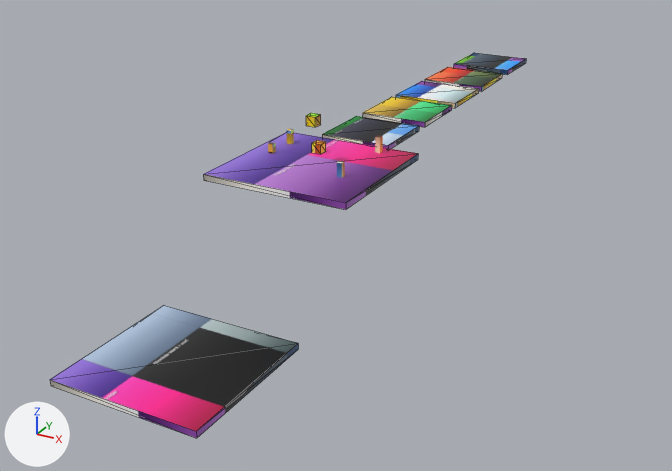
The glTF model public/models/third_person_blender_integrated/scene.glb, before and after one commit.
Rendered twice from a 50 mm lens placed at (21.8, -37.3, 15.1), pointed at (-2.6, 7.1, -7.1). The lights are fixed; the arrows at lower left show +X, +Y and +Z. The first picture is the older version. Mesh edges are drawn as thin lines on the coarser meshes. Where no turn or scale is listed for an object, it has been applied to the vertices. Vertices at exactly the same position are counted once.

The first picture shows 'Box', 'Box.001', 'Desk', 'PlayerSpawn', 'platform_move_2', 'platform_move_2.001', 'platform_move_2.002', 'platform_move_2.003', 'platform_move_2.004' and 4 more.
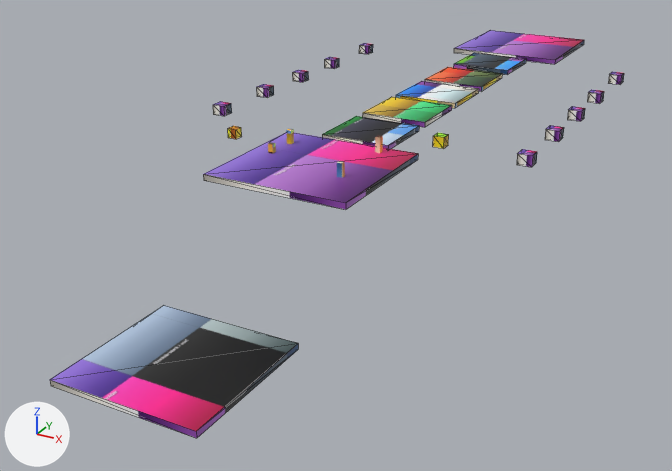
The newer file is also turned or shifted as a whole; pictures and numbers use the older file's frame.

Location of each change, (x1, y1, x2, y2) in pixels of the pictures (672 x 471 px):
'Box.012', added (purple)
    after: (454, 30, 584, 64)
'PlayerSpawn', moved
    before: (306, 113, 321, 127)
    after: (433, 133, 449, 148)
'Desk', moved
    before: (312, 140, 326, 154)
    after: (228, 126, 242, 139)
'Box.007', added
    after: (517, 149, 537, 167)
'Box.008', added
    after: (545, 125, 564, 142)
'Box.002', added
    after: (213, 101, 232, 116)
'Box.009', added
    after: (567, 106, 585, 121)
'Box.003', added
    after: (257, 84, 274, 97)
'Box.010', added
    after: (587, 90, 604, 103)
'Box.004', added
    after: (292, 70, 309, 82)
'Box.011', added
    after: (608, 72, 624, 84)
'Box.005', added
    after: (324, 57, 339, 69)
'Box.006', added
    after: (359, 43, 373, 54)

The edits, one by one:
me_cube_001 is used by ob_playerspawn; location (0.0, 0.0, 2.2).
me_cube_001 had 8 vertices, 12 faces and spanned x -0.257..0.257, y -0.257..0.257, z -0.257..0.257.
me_cube_001 now has 8 vertices, 12 faces and spans x 6.338..6.852, y -0.257..0.257, z -0.257..0.257.
me_cube_001 part 1: the whole mesh is moved by (6.595, 0.0, 0.0).
me_cube_005 is used by ob_desk; location (-0.67, 1.65, 0.25).
me_cube_005 had 8 vertices, 12 faces and spanned x -0.257..0.257, y -0.257..0.257, z -0.257..0.257.
me_cube_005 now has 8 vertices, 12 faces and spans x -5.392..-4.877, y -0.257..0.257, z -0.257..0.257.
me_cube_005 part 2: the whole mesh is moved by (-5.135, 0.0, 0.0).
Mesh me_plane_017 is new.
It is a box spanning x -3.84..3.84, y 27.41..35.09, z -0.32..0.0.
It uses material mat_material (picture img_palette_texture).
Mesh me_plane_016 is new.
It is a box spanning x 8.411..9.187, y 24.18..24.957, z -0.384..0.207.
It uses material mat_material (picture img_palette_texture).
Mesh me_plane_015 is new.
It is a box spanning x 8.411..9.187, y 18.946..19.723, z -0.384..0.207.
It uses material mat_material (picture img_palette_texture).
Mesh me_plane_014 is new.
It is a box spanning x 8.411..9.187, y 14.633..15.409, z -0.384..0.207.
It uses material mat_material (picture img_palette_texture).
Mesh me_plane_013 is new.
It is a box spanning x 8.411..9.187, y 10.319..11.095, z -0.384..0.207.
It uses material mat_material (picture img_palette_texture).
Mesh me_plane_012 is new.
It is a box spanning x 8.411..9.187, y 5.66..6.436, z -0.384..0.207.
It uses material mat_material (picture img_palette_texture).
Mesh me_plane_011 is new.
It is a box spanning x -10.11..-9.334, y 24.18..24.957, z -0.384..0.207.
It uses material mat_material (picture img_palette_texture).
Mesh me_plane_010 is new.
It is a box spanning x -10.11..-9.334, y 18.946..19.723, z -0.384..0.207.
It uses material mat_material (picture img_palette_texture).
Mesh me_plane_009 is new.
It is a box spanning x -10.11..-9.334, y 14.633..15.409, z -0.384..0.207.
It uses material mat_material (picture img_palette_texture).
Mesh me_plane_008 is new.
It is a box spanning x -10.11..-9.334, y 10.319..11.095, z -0.384..0.207.
It uses material mat_material (picture img_palette_texture).
Mesh me_plane_007 is new.
It is a box spanning x -10.11..-9.334, y 5.66..6.436, z -0.384..0.207.
It uses material mat_material (picture img_palette_texture).
Object 'Box.012' (ob_box_012) is new; it shows me_plane_017.
Its location is (0.0, 0.0, 0.0).
Object 'Box.011' (ob_box_011) is new; it shows me_plane_016.
Its location is (0.0, 0.0, 0.0).
Object 'Box.010' (ob_box_010) is new; it shows me_plane_015.
Its location is (0.0, 0.0, 0.0).
Object 'Box.009' (ob_box_009) is new; it shows me_plane_014.
Its location is (0.0, 0.0, 0.0).
Object 'Box.008' (ob_box_008) is new; it shows me_plane_013.
Its location is (0.0, 0.0, 0.0).
Object 'Box.007' (ob_box_007) is new; it shows me_plane_012.
Its location is (0.0, 0.0, 0.0).
Object 'Box.006' (ob_box_006) is new; it shows me_plane_011.
Its location is (0.0, 0.0, 0.0).
Object 'Box.005' (ob_box_005) is new; it shows me_plane_010.
Its location is (0.0, 0.0, 0.0).
Object 'Box.004' (ob_box_004) is new; it shows me_plane_009.
Its location is (0.0, 0.0, 0.0).
Object 'Box.003' (ob_box_003) is new; it shows me_plane_008.
Its location is (0.0, 0.0, 0.0).
Object 'Box.002' (ob_box_002) is new; it shows me_plane_007.
Its location is (0.0, 0.0, 0.0).
